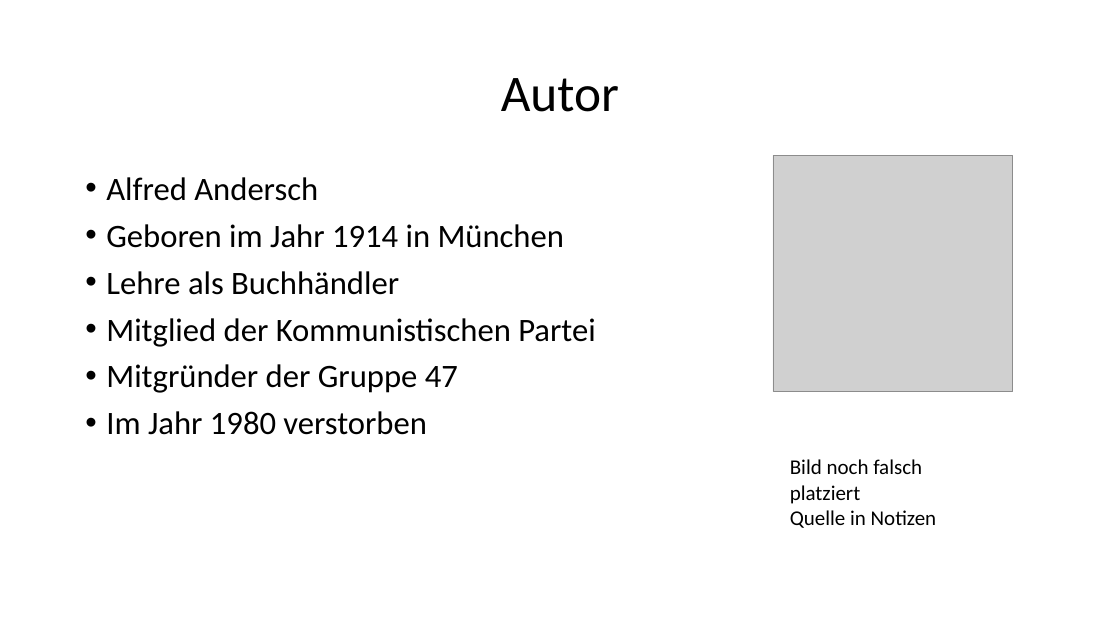
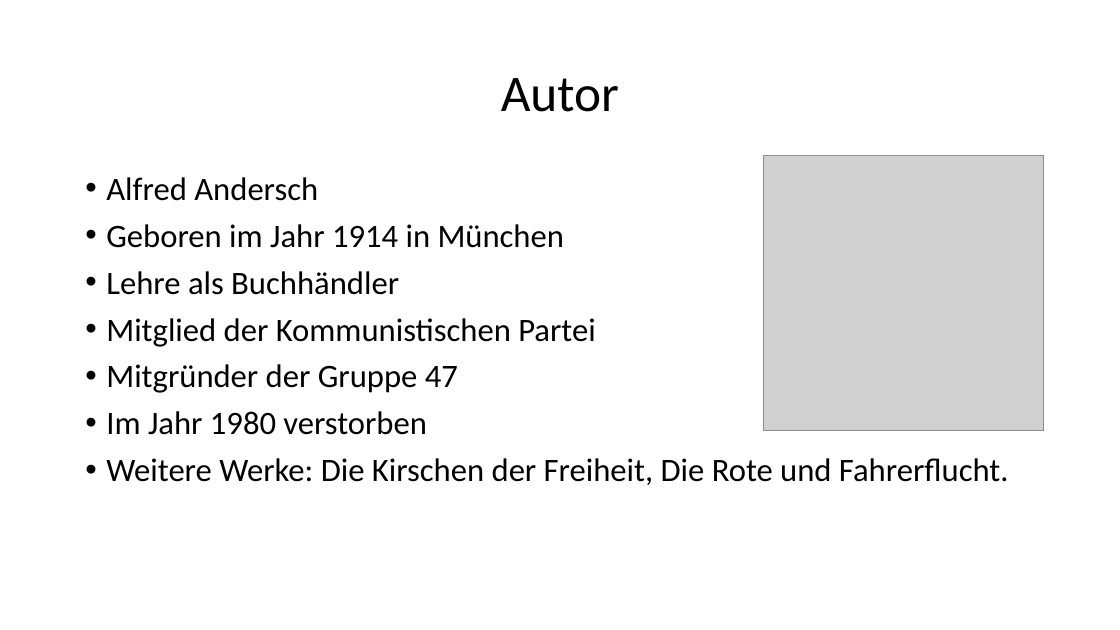
Before and after one commit to prulex9778/Deutsch-Vortrag, a slide deck: slide 3 of Powerpoint.pptx. Drawn at 1120x630 pixels with LibreOffice and Linux fonts; fonts in the diff are those of the drawing; grey boxes stand for pictures. Boxes give left, top, right and bottom in pixels: in the first picture for what was removed or moved away, otherwise in the second. Text is boxed around its words. In the diff, an @@ line names an element or a change of style, - is before the commit and + after.

```diff
--- a/Powerpoint.pptx
+++ b/Powerpoint.pptx
@@ picture: place and size @@
-picture at box(773, 155, 1013, 392)
+picture at box(764, 155, 1044, 431)
@@ text at box(106, 458, 1009, 485): paragraph added @@
+• Weitere Werke: Die Kirschen der Freiheit, Die Rote und Fahrerflucht.
@@ text removed at box(790, 459, 937, 528) @@
-Bild noch falsch platziert
-Quelle in Notizen
```
Also in this commit, not shown: 4 other slides changed, 1 slide added, 12 other files.
